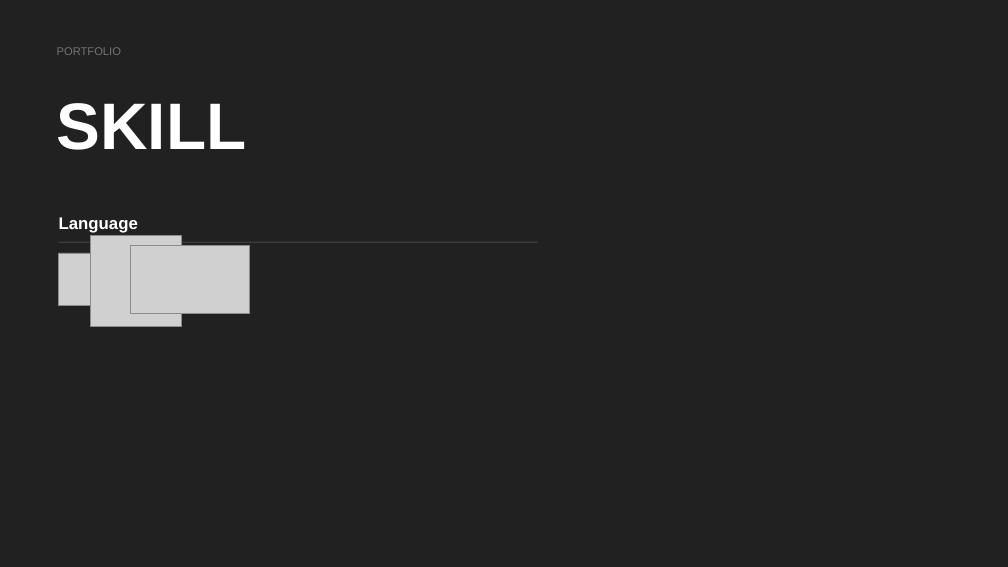
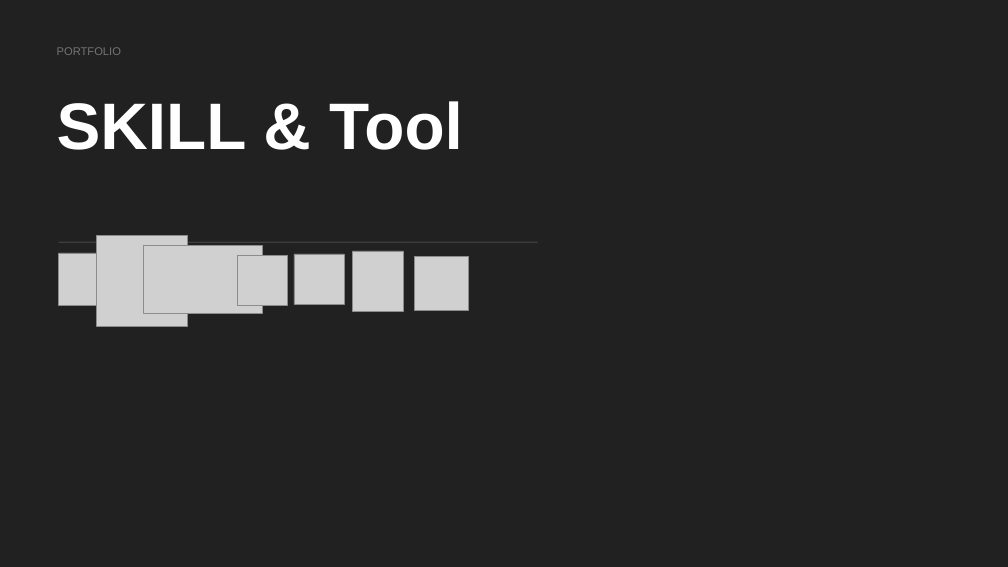
Before and after one commit to hanabi2356/Skul, a slide deck: slide 2 of 포트폴리오.pptx. Drawn at 1008x567 pixels with LibreOffice and Linux fonts; fonts in the diff are those of the drawing; grey boxes stand for pictures. Boxes give left, top, right and bottom in pixels: in the first picture for what was removed or moved away, otherwise in the second. Text is boxed around its words. In the diff, an @@ line names an element or a change of style, - is before the commit and + after.

```diff
--- a/포트폴리오.pptx
+++ b/포트폴리오.pptx
@@ text at (57, 101, 463, 150): text changed @@
-SKILL
+SKILL & Tool
@@ text removed at (59, 217, 138, 233) @@
-Language
@@ picture: place and size @@
-picture at (90, 236, 181, 327)
+picture at (97, 236, 188, 327)
@@ picture: place and size @@
-picture at (130, 246, 249, 313)
+picture at (143, 246, 262, 313)
@@ picture added at (237, 256, 288, 305) @@
@@ picture added at (294, 254, 344, 304) @@
@@ picture added at (353, 251, 404, 311) @@
@@ picture added at (414, 257, 469, 311) @@
```
Also in this commit, not shown: 1 other slide changed, 8 slides added, 1 slide removed.
